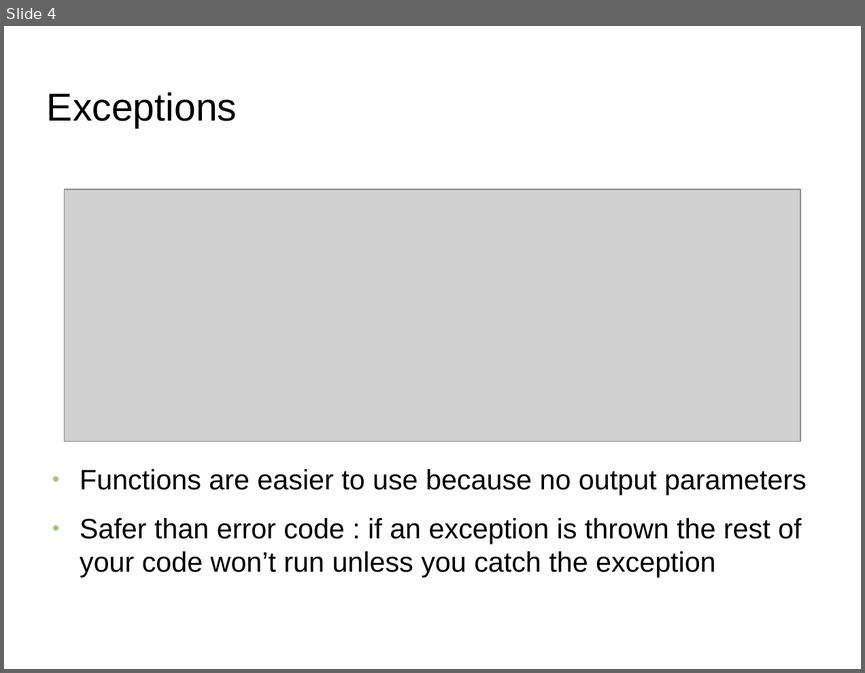
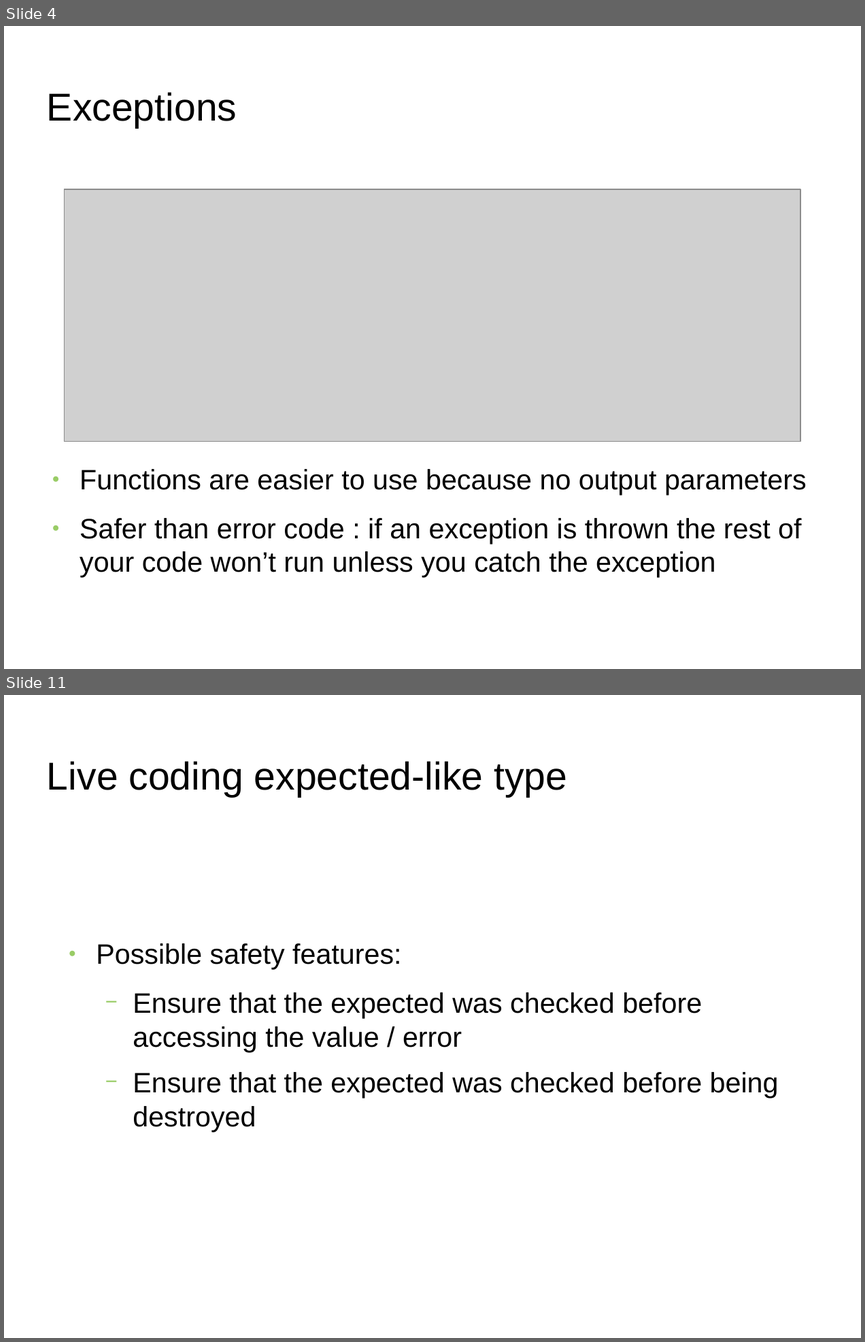
Before and after one commit to FranckRJ/CPP-trainings, a slide deck: expected-like-types/expected-like-types.odp. Shown one above the other, each under a label of ours: slide 4 before the commit, slides 4 and 11 after it; the slides between them are not shown. The pictures are 865x673 and 865x1342 pixels, drawn with LibreOffice and Linux fonts; fonts in the diff are those of the drawing; grey boxes stand for pictures; background and template pictures are left out. Boxes give left, top, right and bottom in pixels: in the first picture for what was removed or moved away, otherwise in the second. Text is boxed around its words. In the diff, an @@ line names an element or a change of style, - is before the commit and + after.

Commit message:
Finalisation de la présentation des expected-like types.

```diff
--- a/expected-like-types/expected-like-types.odp
+++ b/expected-like-types/expected-like-types.odp
@@ slide 11 added at (4, 695, 861, 1338), background picture (left out) @@
@@ title added at (47, 761, 567, 797), 36 pt, text #000000 @@
+Live coding expected-like type
@@ text added at (96, 943, 779, 1132), 26 pt, text #000000 @@
+● Possible safety features:
+  − Ensure that the expected was checked before accessing the value / error
+  − Ensure that the expected was checked before being destroyed
```
Also in this commit, not shown: 4 slides changed, 5 other slides added, 2 slides removed, 1 other file.
